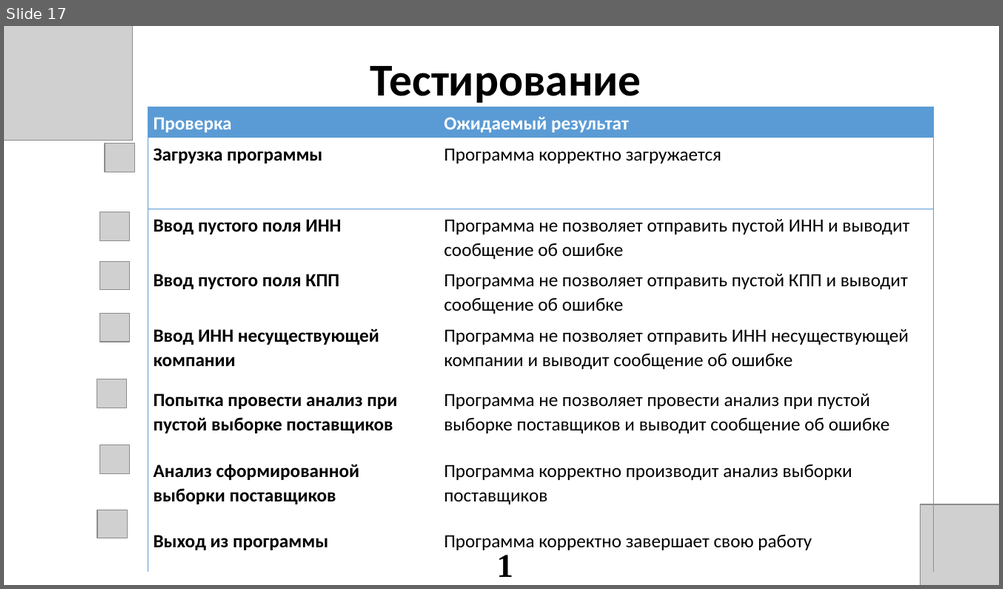
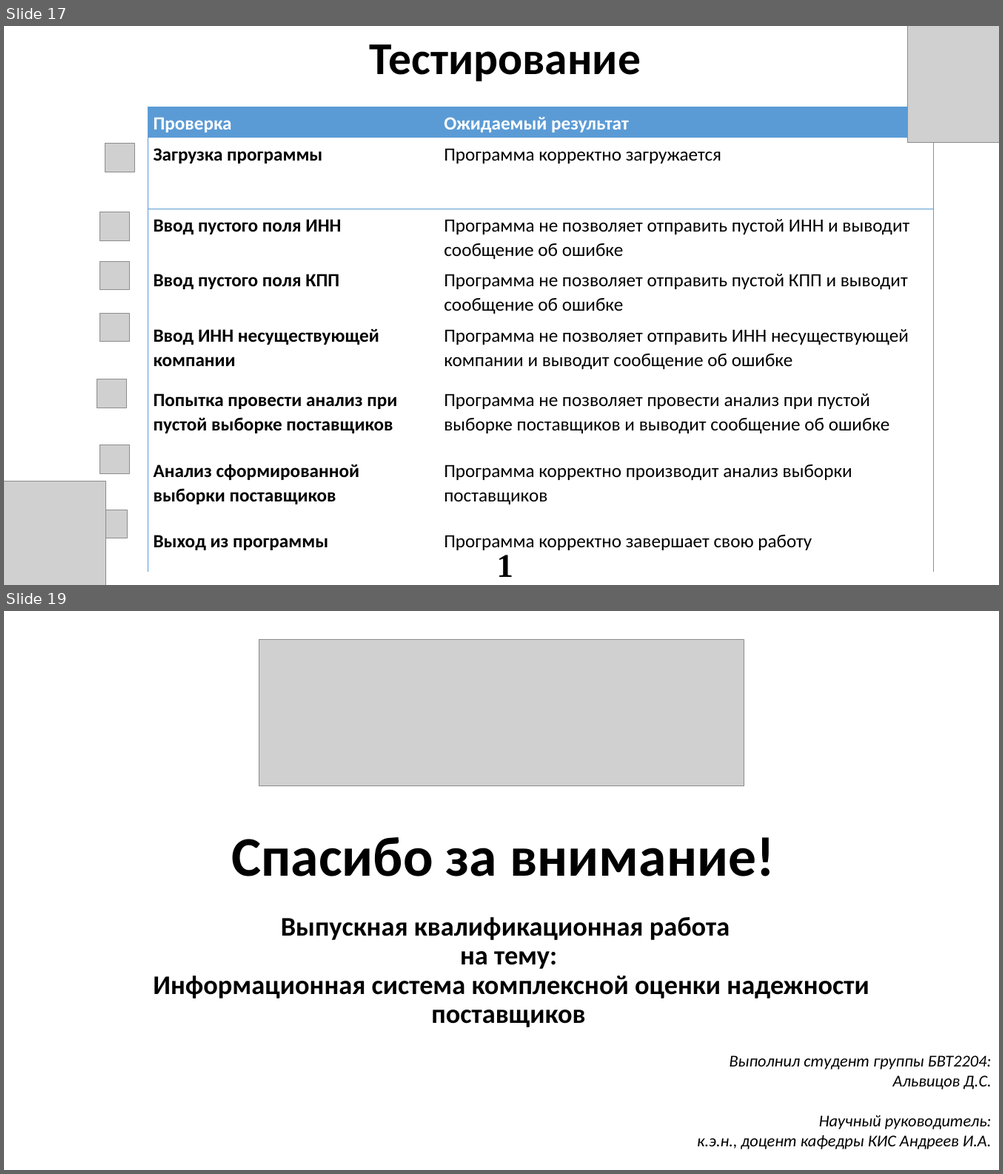
Before and after one commit to lilvolcanointhenighttime/diplom, a slide deck: Презентацияя.pptx. Shown one above the other, each under a label of ours: slide 17 before the commit, slides 17 and 19 after it; the slides between them are not shown. The pictures are 1003x589 and 1003x1174 pixels, drawn with LibreOffice and Linux fonts; fonts in the diff are those of the drawing; grey boxes stand for pictures. Boxes give left, top, right and bottom in pixels: in the first picture for what was removed or moved away, otherwise in the second. Text is boxed around its words. In the diff, an @@ line names an element or a change of style, - is before the commit and + after.

```diff
--- a/Презентацияя.pptx
+++ b/Презентацияя.pptx
@@ slide 19 added at box(4, 611, 999, 1170), background #FFFFFF @@
@@ picture added at box(259, 640, 744, 786) @@
@@ title added at box(232, 837, 774, 877), 54 pt, text #000000, bold @@
+Спасибо за внимание!
@@ text added at box(153, 917, 868, 1028), 26 pt, text #000000, bold @@
+Выпускная квалификационная работа
+на тему:
+Информационная система комплексной оценки надежности поставщиков
@@ text added at box(697, 1056, 991, 1150), 16 pt, text #000000, italic @@
+Выполнил студент группы БВТ2204:
+Альвицов Д.С.
+Научный руководитель:
+к.э.н., доцент кафедры КИС Андреев И.А.
@@ slide 17 changed as well @@
@@ title "Тестирование": place and size @@
-title "Тестирование" at box(370, 66, 641, 103)
+title "Тестирование" at box(370, 44, 640, 82)
@@ picture: place and size @@
-picture at box(920, 505, 999, 585)
+picture at box(908, 26, 999, 142)
@@ picture: place and size @@
-picture at box(4, 26, 132, 140)
+picture at box(4, 482, 105, 585)
```
Also in this commit, not shown: 15 other slides changed, 1 other slide added, 2 slides removed, 1 other file.
